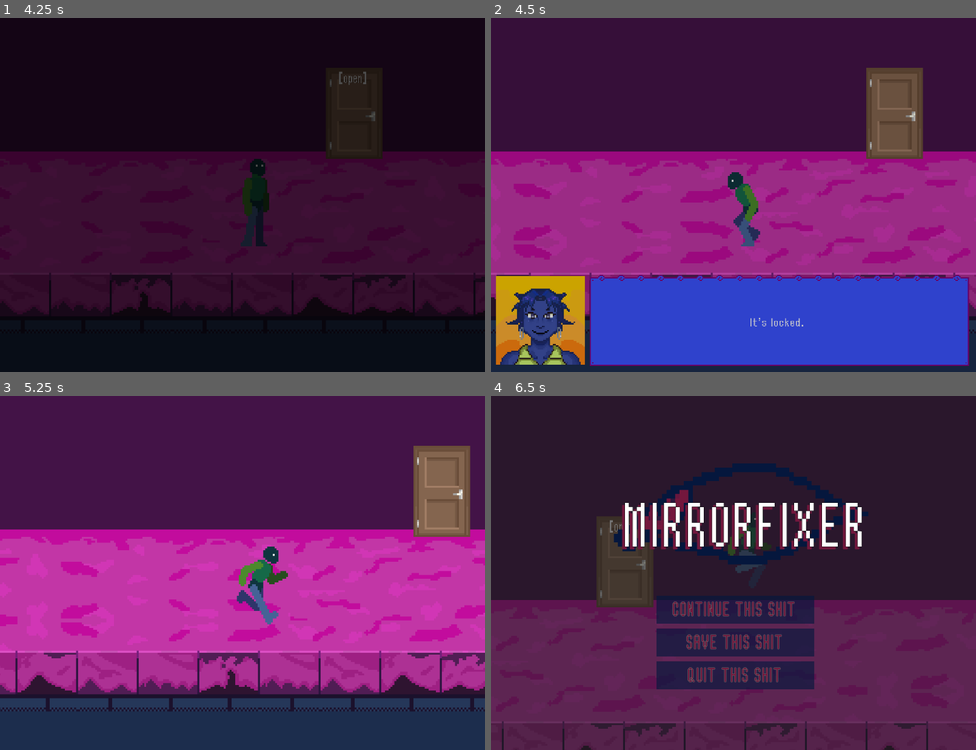
Above: before the commit, frames 1-4 (two rows, left to right).
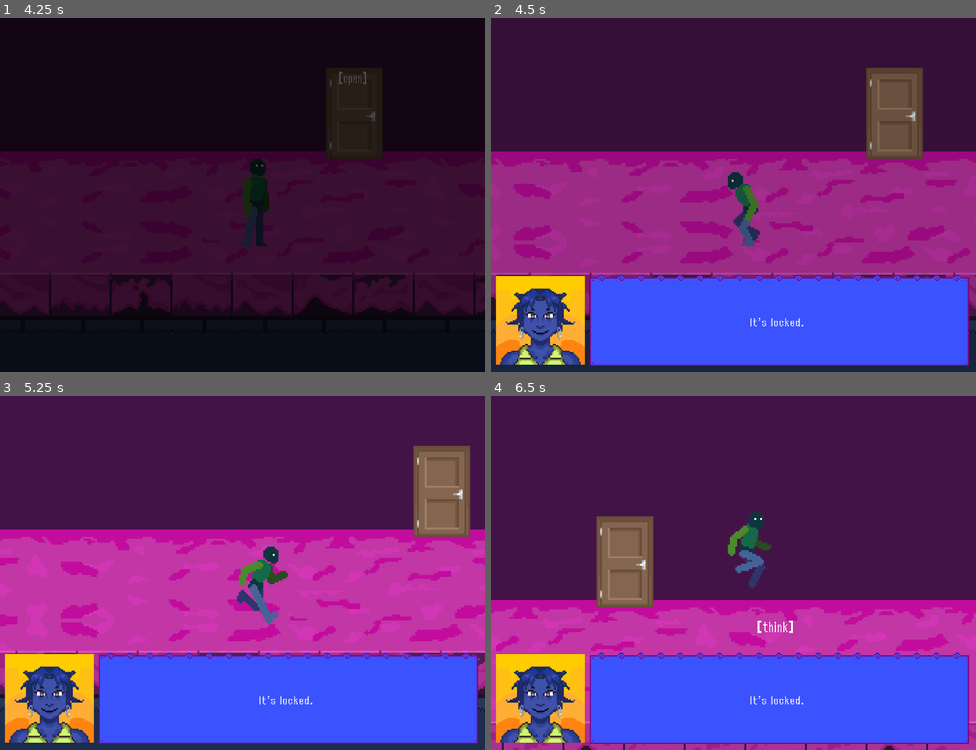
Above: after the commit, the same moments.

Repository: nisaturk/mirrorfixer-prototype
Game: Godot game, scene res://scenes/main_menu.tscn
Two runs of this game, one before a commit and one after it. Both use one fixed random seed, a clock stepped at 60 frames per second and the inputs below.
Inputs (mouse positions are in pixels of both pictures, inside the frame that each line leads up to):
- Up to frame 1 (4.25 s): click "CREDITS" at 0.5 s; move the mouse to (349, 177) at 1.27 s; press the mouse at (349, 177) at 1.28 s; hold Right (move_right) 1.28-2.75 s; tap Up (jump) at 1.52, 1.55, 1.82, 2.1, 2.27, 2.57 s; move the mouse to (145, 212) at 2.02 s; release the mouse at (145, 212) at 2.03 s; click (145, 212) at 2.3 s; click "GO BACK TO THE SHIT" at 2.75 s; click "START THIS SHIT" at 3.5 s
- Up to frame 2 (4.5 s): move the mouse to (782, 117) at 4.27 s; press the mouse at (782, 117) at 4.28 s; hold Left (move_left) from 4.28 s (still down)
- Up to frame 3 (5.25 s): tap Up (jump) at 4.55 s; move the mouse to (218, 643) at 5.02 s; release Left (move_left) at 5.03 s; release the mouse at (218, 643) at 5.03 s; hold Right (move_right) from 5.03 s (still down); click (218, 643) at 5.1 s
- Up to frame 4 (6.5 s): keep holding Right (move_right); tap Up (jump) at 5.27, 5.57, 5.85, 6.02, 6.32 s; move the mouse to (879, 626) at 5.77 s; tap Escape (pause) at 6.4 s

Frame 1 is identical in both runs. In frame 2, 24% of the frame differs, in the area x 1-99%, y 72-99%; in frame 3, 24%; in frame 4, 100%, in the area x 0-100%, y 0-100%.

Commit message:
event bus prototype

Diff:
--- a/project.godot
+++ b/project.godot
@@ -22,6 +22,7 @@
 GlobalState="*res://scripts/global_state.gd"
 ActionManager="*res://scripts/action_manager.gd"
 PauseMenu="*res://scenes/pause_menu.tscn"
+Events="*res://scripts/events.gd"
 
 [dialogic]
 
@@ -57,8 +58,7 @@
 }
 interact={
 "deadzone": 0.2,
-"events": [Object(InputEventKey,"resource_local_to_scene":false,"resource_name":"","device":-1,"window_id":0,"alt_pressed":false,"shift_pressed":false,"ctrl_pressed":false,"meta_pressed":false,"pressed":false,"keycode":0,"physical_keycode":69,"key_label":0,"unicode":101,"location":0,"echo":false,"script":null)
-, Object(InputEventMouseButton,"resource_local_to_scene":false,"resource_name":"","device":-1,"window_id":0,"alt_pressed":false,"shift_pressed":false,"ctrl_pressed":false,"meta_pressed":false,"button_mask":1,"position":Vector2(217, 18),"global_position":Vector2(226, 66),"factor":1.0,"button_index":1,"canceled":false,"pressed":true,"double_click":false,"script":null)
+"events": [Object(InputEventMouseButton,"resource_local_to_scene":false,"resource_name":"","device":-1,"window_id":0,"alt_pressed":false,"shift_pressed":false,"ctrl_pressed":false,"meta_pressed":false,"button_mask":1,"position":Vector2(217, 18),"global_position":Vector2(226, 66),"factor":1.0,"button_index":1,"canceled":false,"pressed":true,"double_click":false,"script":null)
 ]
 }
 pause={
--- a/scenes/basement.tscn
+++ b/scenes/basement.tscn
@@ -11,86 +11,6 @@
 [ext_resource type="PackedScene" uid="uid://dttu5x0kixbi6" path="res://scenes/DialogueUI.tscn" id="8_nvrgk"]
 [ext_resource type="PackedScene" uid="uid://bbh3286pn2faw" path="res://scenes/interactable.tscn" id="9_5j8jl"]
 [ext_resource type="PackedScene" uid="uid://mu6xyf36gys6" path="res://scenes/player.tscn" id="11_6lwow"]
-
-[sub_resource type="GDScript" id="GDScript_2efs0"]
-script/source = "extends Node
-# new script who dis?? time to confront miss manager ;D
-@onready var player = $Player
-
-var action_handler = {} # dictionary for actions
-
-func _ready():
-	#  will listen for signals from other nodes and decide what to do
-	if player:
-		player.interacted.connect(_on_Player_interacted)
-	else:
-		print(\"Manager failure: Cannot find Player dumbass.\")
-
-	DialogueUI.action_triggered.connect(_on_DialogueUI_action_triggered)
-
-	action_handler = {
-		\"take_shard\": _action_take_shard,
-		\"allow_pass\": _action_allow_pass,
-		\"open_elevator\": _action_open_elevator,
-
-		\"go_to_floor_2\": _action_go_to_floor_2,
-		\"go_to_floor_1\": _action_go_to_floor_1,
-		\"go_to_flat_1\": _action_go_to_flat_1,
-		\"go_out\": _action_go_out,
-		\"go_upstairs\": _action_go_upstairs,
-		\"go_downstairs\": _action_go_downstairs
-	}
-
-func _on_DialogueUI_action_triggered(action_name: String, caller_node):
-	if action_handler.has(action_name):
-		action_handler[action_name].call(caller_node)
-	else:
-		print(\"Manager failure: tf you doin buddy?: \", action_name)
-
-func _action_take_shard(caller_node):
-	DialogueData.has_shard = true
-	if caller_node:
-		caller_node.queue_free() # the shard object disappears
-
-func _action_allow_pass(caller_node):
-	if caller_node and caller_node.has_method(\"allow_pass\"):
-		caller_node.allow_pass()
-
-func _action_open_elevator(caller_node):
-	if caller_node and caller_node.has_method(\"open_doors\"):
-		caller_node.open_doors()
-
-func _action_go_to_floor_2(_caller_node):
-	DialogueData.just_used_elevator = true
-	SceneManager.change_scene(\"FLOOR_2\")
-
-func _action_go_to_floor_1(_caller_node):
-	DialogueData.just_used_elevator = true
-	SceneManager.change_scene(\"LOBBY\")
-
-func _action_go_to_flat_1(_caller_node):
-	DialogueData.just_used_elevator = true
-	SceneManager.change_scene(\"FLAT_1\")
-
-func _action_go_out(_caller_node):
-	DialogueData.just_used_elevator = true
-	SceneManager.change_scene(\"FLOOR_2\")
-
-# run when player emits signal interacted
-func _on_Player_interacted(interactable_node):
-	var object_id = interactable_node.dialogue_id
-	var caller = interactable_node.get_parent()
-	var portrait = interactable_node.portrait_id
-
-	if not object_id.is_empty():
-		DialogueUI.start_dialogue(object_id, caller, portrait)
-
-func _action_go_upstairs(_caller_node):
-	SceneManager.change_scene(\"LOBBY\")
-
-func _action_go_downstairs(_caller_node):
-	SceneManager.change_scene(\"BASEMENT\")
-"
 
 [sub_resource type="TileSetAtlasSource" id="TileSetAtlasSource_yqjtg"]
 texture = ExtResource("2_ofwxs")
@@ -4184,7 +4104,6 @@
 size = Vector2(71.5, 198.5)
 
 [node name="Basement" type="Node2D"]
-script = SubResource("GDScript_2efs0")
 
 [node name="StairsSpawn" type="Marker2D" parent="."]
 position = Vector2(313, 21)
--- a/scenes/lobby.tscn
+++ b/scenes/lobby.tscn
@@ -3620,10 +3620,10 @@
 [node name="SpawnPoints" type="Node" parent="."]
 
 [node name="ElevatorSpawn" type="Marker2D" parent="SpawnPoints"]
-position = Vector2(-375, 20)
+position = Vector2(-379, 33)
 
 [node name="StairsSpawn" type="Marker2D" parent="SpawnPoints"]
-position = Vector2(-375, 20)
+position = Vector2(361, 26)
 
 [connection signal="appeared" from="MissManager" to="Bell" method="deactivate"]
 [connection signal="bell_rung" from="Bell" to="MissManager" method="_on_bell_bell_rung"]
--- a/scenes/player.tscn
+++ b/scenes/player.tscn
@@ -257,7 +257,7 @@
 position = Vector2(-1, 0)
 scale = Vector2(2.045992, 1.3200783)
 collision_layer = 0
-collision_mask = 12
+collision_mask = 4
 
 [node name="CollisionShape2D" type="CollisionShape2D" parent="InteractionDetector"]
 position = Vector2(1, -23.75)
--- a/scripts/DialogueUI.gd
+++ b/scripts/DialogueUI.gd
@@ -20,17 +20,15 @@
 
 func _ready():
 	hide_box()
+	Events.request_dialogue.connect(start_dialogue)
 
 func process_node(id: String):
 	for button in choice_container.get_children():
 		button.queue_free()
 
 	if id == "end":
-		if not GlobalState.finished_dialogues.has(current_start_id):
-			GlobalState.finished_dialogues.append(current_start_id)
-			print("dialogue is dooone: ", current_start_id)
-		emit_signal("dialogue_cancelled", current_caller)
 		hide_box()
+		Events.emit_signal("dialogue_ended", current_caller)
 		return
 
 	var node_data = DialogueData.get_dialogue_node(id)
@@ -92,6 +90,7 @@
 	else:
 		portrait_box.hide()
 
+	Events.emit_signal("dialogue_started")
 	process_node(start_id)
 
 func _on_choice_made(next_id: String):
@@ -109,6 +108,8 @@
 
 # replaced _input with this
 func _unhandled_input(event):
+	if event.is_action_pressed("interact"):
+		print("DialogueUI heard Interact!")
 	if not visible:
 		return
 
--- a/scripts/action_manager.gd
+++ b/scripts/action_manager.gd
@@ -3,17 +3,40 @@
 var player = null
 var action_handler = {}
 var TRANSITION_DATA = {
-	"go_to_floor_2":   {"scene": SceneManager.FLOOR_2,  "spawn": "ElevatorSpawn", "elevator": true},
-	"go_to_floor_1":   {"scene": SceneManager.LOBBY,    "spawn": "ElevatorSpawn", "elevator": true},
-	"go_to_flat_1":    {"scene": SceneManager.FLAT_1,   "spawn": "FlatSpawn",     "elevator": false},
-	"go_out":          {"scene": SceneManager.FLOOR_2,  "spawn": "FlatSpawn",     "elevator": false},
-	"go_upstairs":     {"scene": SceneManager.LOBBY,    "spawn": "StairsSpawn",   "elevator": false},
-	"go_downstairs":   {"scene": SceneManager.BASEMENT, "spawn": "StairsSpawn",   "elevator": false}
+	"go_to_floor_2": {
+		"scene": GameConsts.SCENE_FLOOR_2,
+		"spawn": GameConsts.SPAWN_ELEVATOR,
+		"elevator": true
+	},
+	"go_to_floor_1": {
+		"scene": GameConsts.SCENE_LOBBY,
+		"spawn": GameConsts.SPAWN_ELEVATOR,
+		"elevator": true
+	},
+	"go_to_flat_1": {
+		"scene": GameConsts.SCENE_FLAT_1,
+		"spawn": GameConsts.SPAWN_FLAT,
+		"elevator": false
+	},
+	"go_out": {
+		"scene": GameConsts.SCENE_FLOOR_2,
+		"spawn": GameConsts.SPAWN_FLAT,
+		"elevator": false
+	},
+	"go_upstairs": {
+		"scene": GameConsts.SCENE_LOBBY,
+		"spawn": GameConsts.SPAWN_STAIRS,
+		"elevator": false
+	},
+	"go_downstairs": {
+		"scene": GameConsts.SCENE_BASEMENT,
+		"spawn": GameConsts.SPAWN_STAIRS,
+		"elevator": false
+	}
 }
 
 func _ready():
-	DialogueUI.action_triggered.connect(_on_DialogueUI_action_triggered)
-
+	Events.action_triggered.connect(_on_action_triggered)
 	action_handler = {
 		"take_shard": _action_take_shard,
 		"allow_pass": _action_allow_pass,
@@ -28,7 +51,7 @@
 	else:
 		print("manager failure: player is null")
 
-func _on_DialogueUI_action_triggered(action_name: String, caller_node):
+func _on_action_triggered(action_name: String, caller_node):
 	# check if this is a movement action
 	if TRANSITION_DATA.has(action_name):
 		var data = TRANSITION_DATA[action_name]
@@ -46,7 +69,6 @@
 	SceneManager.change_scene(scene_name, spawn_point)
 
 func _action_take_shard(caller_node):
-	# DialogueData.has_shard = true is now deprecated bc all data is in GlobalState
 	GlobalState.collected_shards += 1
 
 	print("shard collected: ", GlobalState.collected_shards)
--- a/scripts/elevator.gd
+++ b/scripts/elevator.gd
@@ -24,8 +24,6 @@
 		animated_sprite.play("close")
 		animated_sprite.stop()
 		animated_sprite.frame = animated_sprite.sprite_frames.get_frame_count("close") - 1
-
-# removed the input and interaction stuff
 
 func open_doors():
 	close_timer.stop()
--- /dev/null
+++ b/scripts/events.gd
@@ -0,0 +1,9 @@
+extends Node
+
+# signals for dialogues
+signal request_dialogue(start_id: String, caller: Node, portrait_id: String)
+signal dialogue_started
+signal dialogue_ended(caller: Node)
+
+# signals for actions!! + game logic stuff
+signal action_triggered(action_name: String, caller: Node)
--- /dev/null
+++ b/scripts/game_consts.gd
@@ -0,0 +1,20 @@
+class_name GameConsts
+
+# scenes
+const SCENE_MAIN_MENU = "MAIN_MENU"
+const SCENE_CREDITS = "CREDITS"
+const SCENE_BASEMENT = "BASEMENT"
+const SCENE_LOBBY = "LOBBY"
+const SCENE_FLOOR_2 = "FLOOR_2"
+const SCENE_FLAT_1 = "FLAT_1"
+
+# spawn points for actionmanager and player
+const SPAWN_ELEVATOR = "ElevatorSpawn"
+const SPAWN_FLAT = "FlatSpawn"
+const SPAWN_STAIRS = "StairsSpawn"
+
+# animationssss
+const ANIM_IDLE = "idle"
+const ANIM_WALK = "walk"
+const ANIM_JUMP = "jump"
+const ANIM_DRINK = "drink"
--- a/scripts/global_state.gd
+++ b/scripts/global_state.gd
@@ -6,7 +6,6 @@
 		return collected_shards > 0
 var collected_shards: int = 0
 var spoke_to_miss_manager: bool = false
-var unlocked_floors: Array[String] = [SceneManager.BASEMENT, SceneManager.LOBBY]
 var finished_dialogues: Array = []
 var just_used_elevator: bool = false
 
@@ -17,7 +16,6 @@
 		"spoke_to_miss_manager": spoke_to_miss_manager,
 		"next_spawn_point": next_spawn_point,
 		"collected_shards": collected_shards,
-		"unlocked_floors": unlocked_floors,
 		"finished_dialogues": finished_dialogues
 	}
 
@@ -43,9 +41,8 @@
 
 		if data:
 			spoke_to_miss_manager = data.get("spoke_to_miss_manager", false)
-			next_spawn_point = data.get("next_spawn_point", SceneManager.LOBBY)
+			next_spawn_point = data.get("next_spawn_point", GameConsts.SCENE_LOBBY)
 			collected_shards = data.get("collected_shards", 0)
-			unlocked_floors = data.get("unlocked_floors", [SceneManager.BASEMENT, SceneManager.LOBBY])
 			finished_dialogues = data.get("finished_dialogues", [])
 
 			print("Game loaded successfully.")
--- a/scripts/main_menu.gd
+++ b/scripts/main_menu.gd
@@ -8,13 +8,16 @@
 	pass
 
 func _on_continue_button_pressed() -> void:
-	print("no load yet")
+	if GlobalState.load_game():
+		SceneManager.change_scene(GlobalState.next_spawn_point)
+	else:
+		print("No save file found.")
 
 func _on_start_button_pressed() -> void:
-	SceneManager.change_scene(SceneManager.BASEMENT)
+	SceneManager.change_scene(GameConsts.SCENE_BASEMENT)
 
 func _on_credits_button_pressed() -> void:
-	SceneManager.change_scene(SceneManager.CREDITS)
+	SceneManager.change_scene(GameConsts.SCENE_CREDITS)
 
 func _on_quit_button_pressed() -> void:
 	get_tree().quit()
--- a/scripts/player.gd
+++ b/scripts/player.gd
@@ -10,6 +10,7 @@
 
 var nearby_interactables: Array[Area2D] = []
 var current_best_interactable: Area2D = null
+var is_interacting: bool = false
 
 func _physics_process(delta: float) -> void:
 
@@ -50,75 +51,71 @@
 			print("couldnt find spawn point '", GlobalState.next_spawn_point, "'")
 		GlobalState.next_spawn_point = ""
 
+	Events.dialogue_started.connect(_on_dialogue_started)
+	Events.dialogue_ended.connect(_on_dialogue_ended)
+
 	$InteractionDetector.area_entered.connect(_on_detector_area_entered)
 	$InteractionDetector.area_exited.connect(_on_detector_area_exited)
 	DialogueUI.dialogue_cancelled.connect(_on_dialogue_ended)
 
 func _on_detector_area_entered(area):
-	if not nearby_interactables.has(area):
-		nearby_interactables.append(area)
-	print("Player entered: ", area.name)
-	_update_interaction_focus()
+	if area is Interactable:
+		if not nearby_interactables.has(area):
+			nearby_interactables.append(area)
+			print("Interactable found: ", area.name)
+			_update_interaction_focus()
 
 func _on_detector_area_exited(area):
 	if nearby_interactables.has(area):
 		nearby_interactables.erase(area)
-	print("Player exited: ", area.name)
-	_update_interaction_focus()
+		_update_interaction_focus()
 
 func _update_interaction_focus():
-	var best_interactable = null
-	var valid_interactables = []
-	var to_remove = []
+	nearby_interactables = nearby_interactables.filter(is_instance_valid)
 
-	for area in nearby_interactables:
-		if not is_instance_valid(area):
-			to_remove.append(area)
-			continue
+	if nearby_interactables.is_empty():
+		if current_best_interactable:
+			current_best_interactable.hide_hint()
+		current_best_interactable = null
+		return
 
-		if area.has_method("can_interact"):
-			if area.can_interact():
-				valid_interactables.append(area)
-		else:
-			valid_interactables.append(area)
+	nearby_interactables.sort_custom(func(a, b): return a.prioritylevel > b.prioritylevel)
+	var best_candidate = nearby_interactables[0]
 
-	for area in to_remove:
-		nearby_interactables.erase(area)
+	if best_candidate.has_method("can_interact") and not best_candidate.can_interact():
+		best_candidate = null
 
-	if not valid_interactables.is_empty():
-		best_interactable = valid_interactables[0]
-	if not valid_interactables.is_empty():
-		best_interactable = valid_interactables[0]
-		if valid_interactables.size() > 1:
-			for i in range(1, valid_interactables.size()):
-				if valid_interactables[i].prioritylevel > best_interactable.prioritylevel:
-					best_interactable = valid_interactables[i]
-
-	if best_interactable != current_best_interactable:
-		if current_best_interactable != null:
+	if best_candidate != current_best_interactable:
+		if current_best_interactable:
 			current_best_interactable.hide_hint()
 
-		current_best_interactable = best_interactable
+		current_best_interactable = best_candidate
 
-		if current_best_interactable != null:
+		if current_best_interactable:
 			current_best_interactable.show_hint()
 
 func _unhandled_input(event):
-	if event.is_action_pressed("pause"):
-		if get_tree().paused:
-			PauseMenu._on_continue_button_pressed()
-		else:
-			PauseMenu.show_menu()
+	if is_interacting:
 		return
 
-	if get_tree().paused:
+	if event.is_action_pressed("pause"):
 		return
 
-	var is_ui_visible = DialogueUI.visible
-	if current_best_interactable != null and is_instance_valid(current_best_interactable) and event.is_action_pressed("interact") and not is_ui_visible:
-		get_viewport().set_input_as_handled()
-		emit_signal("interacted", current_best_interactable)
-		current_best_interactable.hide_hint()
+	if event.is_action_pressed("interact"):
+		print("Player heard Interact! is_interacting = ", is_interacting)
 
-func _on_dialogue_ended(_caller_node):
-	_update_interaction_focus()
+		if current_best_interactable != null:
+			get_viewport().set_input_as_handled()
+			Events.emit_signal("request_dialogue",
+				current_best_interactable.dialogue_id,
+				current_best_interactable,
+				current_best_interactable.portrait_id
+			)
+			current_best_interactable.hide_hint()
+
+func _on_dialogue_started():
+	is_interacting = true
+	animated_sprite.play("idle")
+
+func _on_dialogue_ended(_caller):
+	is_interacting = false
--- a/scripts/scene_manager.gd
+++ b/scripts/scene_manager.gd
@@ -4,20 +4,14 @@
 
 @onready var animation_player = $AnimationPlayer
 
-const MAIN_MENU = "MAIN_MENU"
-const CREDITS = "CREDITS"
-const BASEMENT = "BASEMENT"
-const LOBBY = "LOBBY"
-const FLOOR_2 = "FLOOR_2"
-const FLAT_1 = "FLAT_1"
-
+# updated dictionary using new consts
 const SCENES = {
-	"MAIN_MENU": "res://scenes/main_menu.tscn",
-	"CREDITS": "res://scenes/credits.tscn",
-	"BASEMENT": "res://scenes/basement.tscn",
-	"LOBBY": "res://scenes/lobby.tscn",
-	"FLOOR_2": "res://scenes/floor.tscn",
-	"FLAT_1": "res://scenes/flat.tscn"
+	GameConsts.SCENE_MAIN_MENU: "res://scenes/main_menu.tscn",
+	GameConsts.SCENE_CREDITS: "res://scenes/credits.tscn",
+	GameConsts.SCENE_BASEMENT: "res://scenes/basement.tscn",
+	GameConsts.SCENE_LOBBY: "res://scenes/lobby.tscn",
+	GameConsts.SCENE_FLOOR_2: "res://scenes/floor.tscn",
+	GameConsts.SCENE_FLAT_1: "res://scenes/flat.tscn"
 }
 
 func fade_in():
Not shown: 1 places in scenes/basement.tscn that only renumber resources
Not shown, added: scripts/events.gd.uid
Not shown, added: scripts/game_consts.gd.uid
